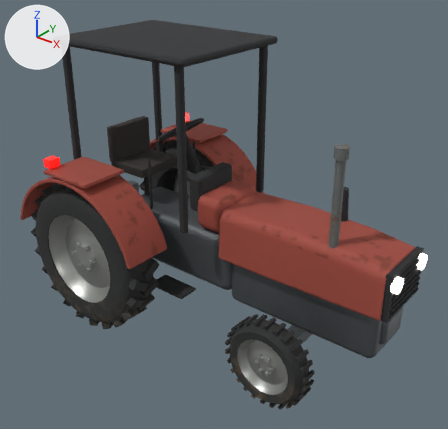
The glTF model assets/models/tractor_rusty.glb as it was, and as the next commit left it.
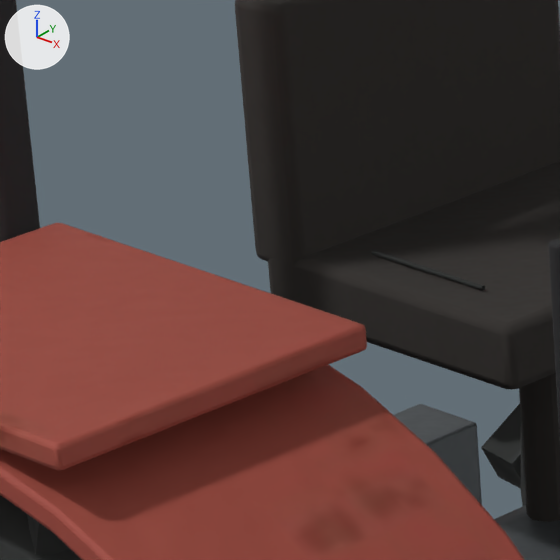
The first picture shows the older version from a 50 mm camera at (2.93, -3.65, 3.29) aimed at (0.05, -0.05, 1.06). The close-ups show the older and then the newer version on the part from 17% to 33% of the width and 30% to 47% of the height of that picture. Only the edits that show in the close-ups are written down. The lights are fixed; the arrows at upper left show +X, +Y and +Z. Where no turn or scale is listed for an object, it has been applied to the vertices.

Names of what the first close-up shows: 'CabFrame', 'Castings', 'Dash', 'Hitch', 'Mudguards', 'Seat', 'Wheel2_Tyre', 'Wheel3_Tyre' and 1 more.
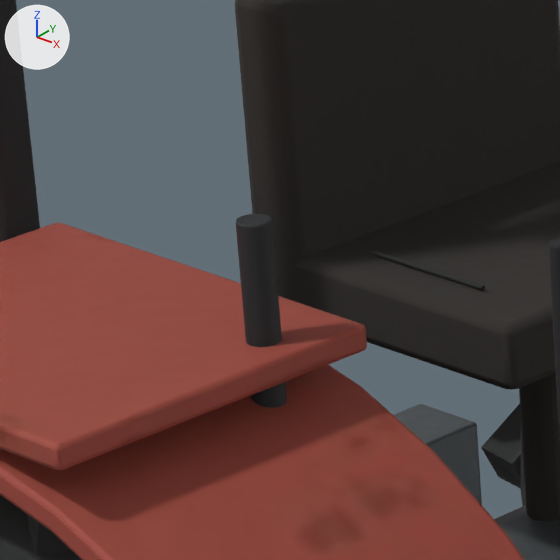
Boxes (x1, y1, x2, y2) around the edits, measured in the close-ups (560 x 560 px):
'Clean entry hand grip', added (black)
    after: (236, 214, 287, 408)

Patch to the scene script:
```diff
--- a/assets/models/tractor_rusty.glb.py
+++ b/assets/models/tractor_rusty.glb.py
@@ mat_review_cleanblack @@
+mat_review_cleanblack = principled_material('Review_CleanBlack')
+mat_review_cleanblack.base_color = (0.023, 0.026, 0.028)  # black #2a2d2f
+mat_review_cleanblack.metallic = 0.12
+mat_review_cleanblack.roughness = 0.7
@@ me_clean_entry_hand_grip @@
+me_clean_entry_hand_grip.from_pydata(...)  # 72 vertices, 140 faces; spans x -0.719..-0.681, y -0.589..-0.551, z 1.2..1.55
+me_clean_entry_hand_grip.materials.append(mat_review_cleanblack)  # black #2a2d2f
@@ ob_clean_entry_hand_grip @@
+ob_clean_entry_hand_grip = bpy.data.objects.new('Clean entry hand grip', me_clean_entry_hand_grip)
+ob_clean_entry_hand_grip.location = (0.0, 0.0, 0.0)
```
